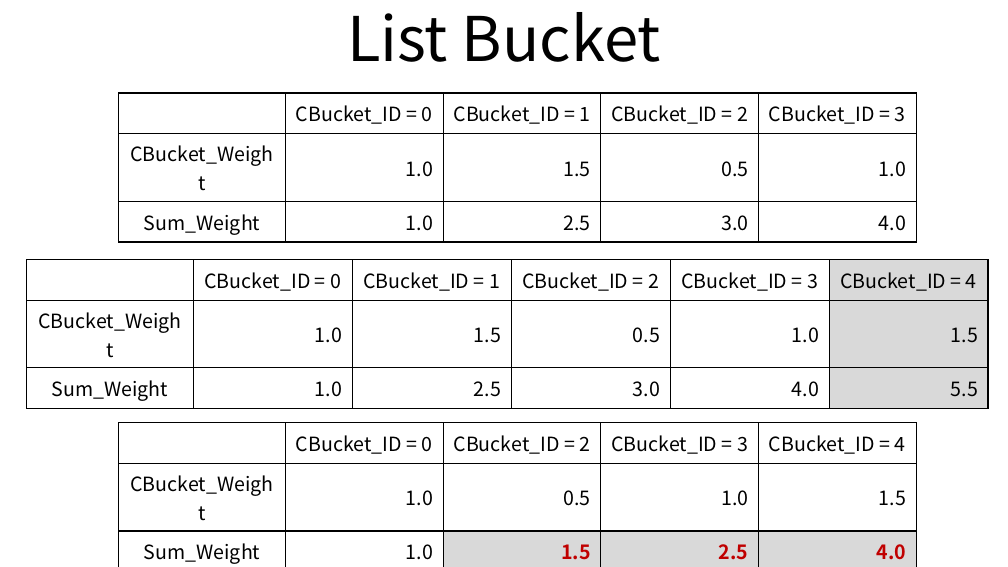
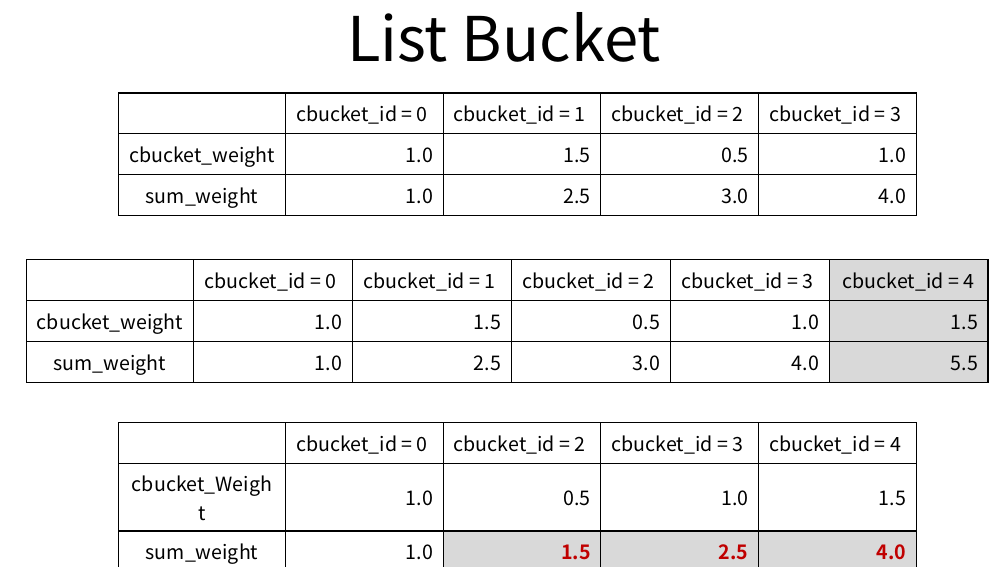
Before and after one commit to ssup2/blog-old, a slide deck: slide 3 of images/theory_analysis/Ceph_CRUSH_Map_Bucket_Type/Ceph_CRUSH.pptx. Drawn at 1008x567 pixels with LibreOffice and Linux fonts; fonts in the diff are those of the drawing. Boxes give left, top, right and bottom in pixels: in the first picture for what was removed or moved away, otherwise in the second. Text is boxed around its words. In the diff, an @@ line names an element or a change of style, - is before the commit and + after.

```diff
--- a/images/theory_analysis/Ceph_CRUSH_Map_Bucket_Type/Ceph_CRUSH.pptx
+++ b/images/theory_analysis/Ceph_CRUSH_Map_Bucket_Type/Ceph_CRUSH.pptx
@@ table at (x1=119, y1=93, x2=914, y2=216) @@
-row 1:  | CBucket_ID = 0 | CBucket_ID = 1 | CBucket_ID = 2 | CBucket_ID = 3
+row 1:  | cbucket_id = 0 | cbucket_id = 1 | cbucket_id = 2 | cbucket_id = 3
-row 2, column 1: CBucket_Weight
+row 2, column 1: cbucket_weight
-row 3, column 1: Sum_Weight
+row 3, column 1: sum_weight
@@ table at (x1=26, y1=260, x2=989, y2=383) @@
-row 1:  | CBucket_ID = 0 | CBucket_ID = 1 | CBucket_ID = 2 | CBucket_ID = 3 | CBucket_ID = 4
+row 1:  | cbucket_id = 0 | cbucket_id = 1 | cbucket_id = 2 | cbucket_id = 3 | cbucket_id = 4
-row 2, column 1: CBucket_Weight
+row 2, column 1: cbucket_weight
-row 3, column 1: Sum_Weight
+row 3, column 1: sum_weight
@@ table at (x1=119, y1=422, x2=914, y2=567) @@
-row 1:  | CBucket_ID = 0 | CBucket_ID = 2 | CBucket_ID = 3 | CBucket_ID = 4
+row 1:  | cbucket_id = 0 | cbucket_id = 2 | cbucket_id = 3 | cbucket_id = 4
-row 2, column 1: CBucket_Weight
+row 2, column 1: cbucket_Weight
-row 3, column 1: Sum_Weight
+row 3, column 1: sum_weight
```
Also in this commit, not shown: 3 other slides changed, 9 other files.
